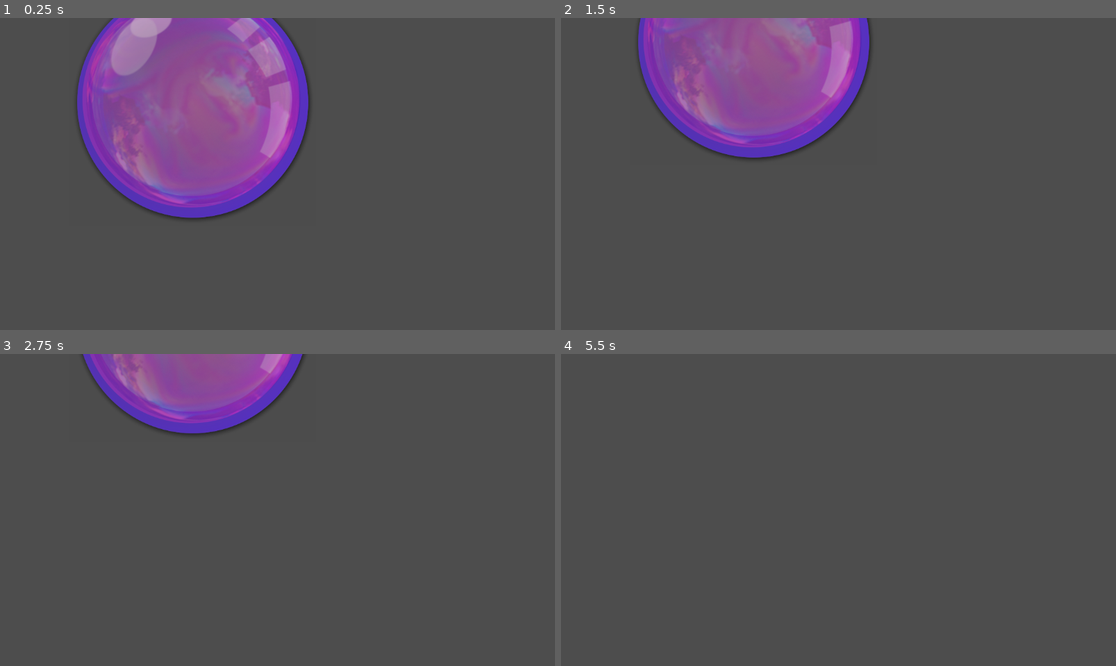
Above: before the commit, frames 1-4 (two rows, left to right).
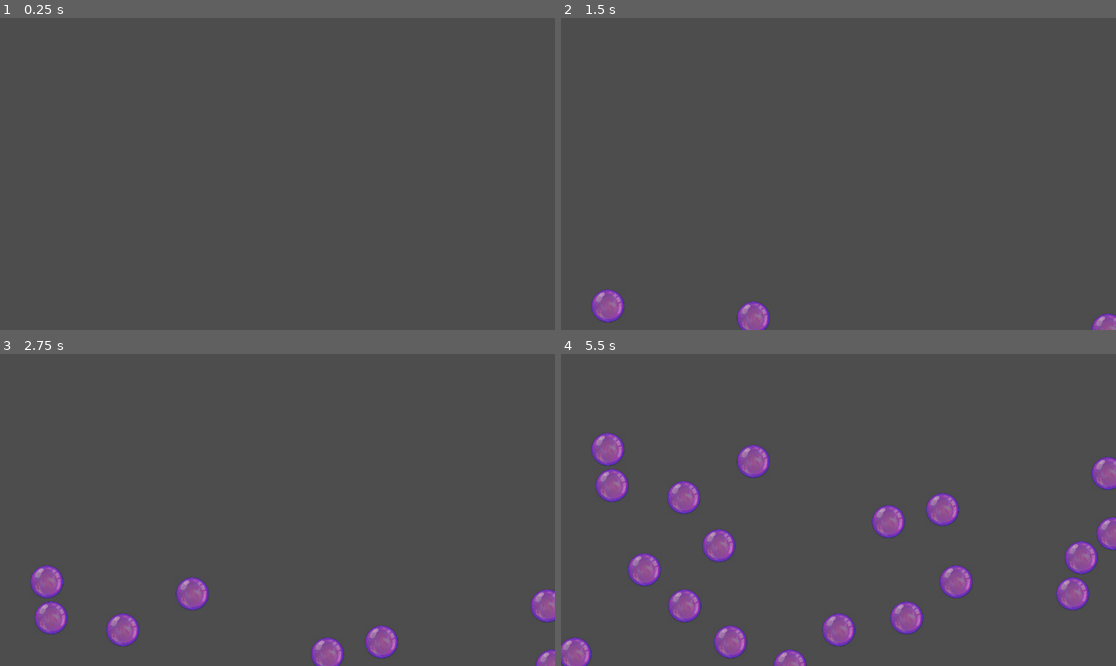
Above: after the commit, the same moments.

Repository: iluvsugargliders/bubble-pop
Game: Godot game, scene res://Main/Main.tscn
The game is run twice, just before and just after one commit, with the same random seed, the same clock (stepped at 60 frames per second) and the same inputs.
Inputs:
- Up to frame 1 (0.25 s): no input
- Up to frame 2 (1.5 s): no input
- Up to frame 3 (2.75 s): no input
- Up to frame 4 (5.5 s): no input

The runs differ from the first frame. In frame 1, 23% of the frame differs, in the area x 13-56%, y 0-65%; in frame 2, 17%; in frame 3, 11%; in frame 4, 8.7%.

Commit message:
Random Bubbles

Diff:
--- a/Code/Bubble/Bubble.tscn
+++ b/Code/Bubble/Bubble.tscn
@@ -7,4 +7,5 @@
 script = ExtResource("1_kny10")
 
 [node name="Sprite2D" type="Sprite2D" parent="."]
+scale = Vector2(0.140625, 0.140625)
 texture = ExtResource("2_x40hj")
--- a/Code/Main/Main.tscn
+++ b/Code/Main/Main.tscn
@@ -4,3 +4,6 @@
 
 [node name="Main" type="Node"]
 script = ExtResource("1_j7urr")
+
+[node name="Timer" type="Timer" parent="."]
+autostart = true
--- a/Code/Main/main.gd
+++ b/Code/Main/main.gd
@@ -2,11 +2,16 @@
 class_name Main
 
 const BUBBLE = preload("res://Bubble/Bubble.tscn")
+@onready var timer: Timer = $Timer
+
+func _ready() -> void:
+	timer.timeout.connect(OnTimeOut)
+	timer.wait_time = 0.25
+
+func OnTimeOut():
+	SpawnBubble()
 
 func SpawnBubble():
 	var bubble_instance = BUBBLE.instantiate()
-	bubble_instance.position = Vector2(400, 200)
+	bubble_instance.position = Vector2(randf_range(0, get_viewport().size.x), get_viewport().size.y)
 	add_child(bubble_instance)
-
-func _ready() -> void:
-	SpawnBubble()
